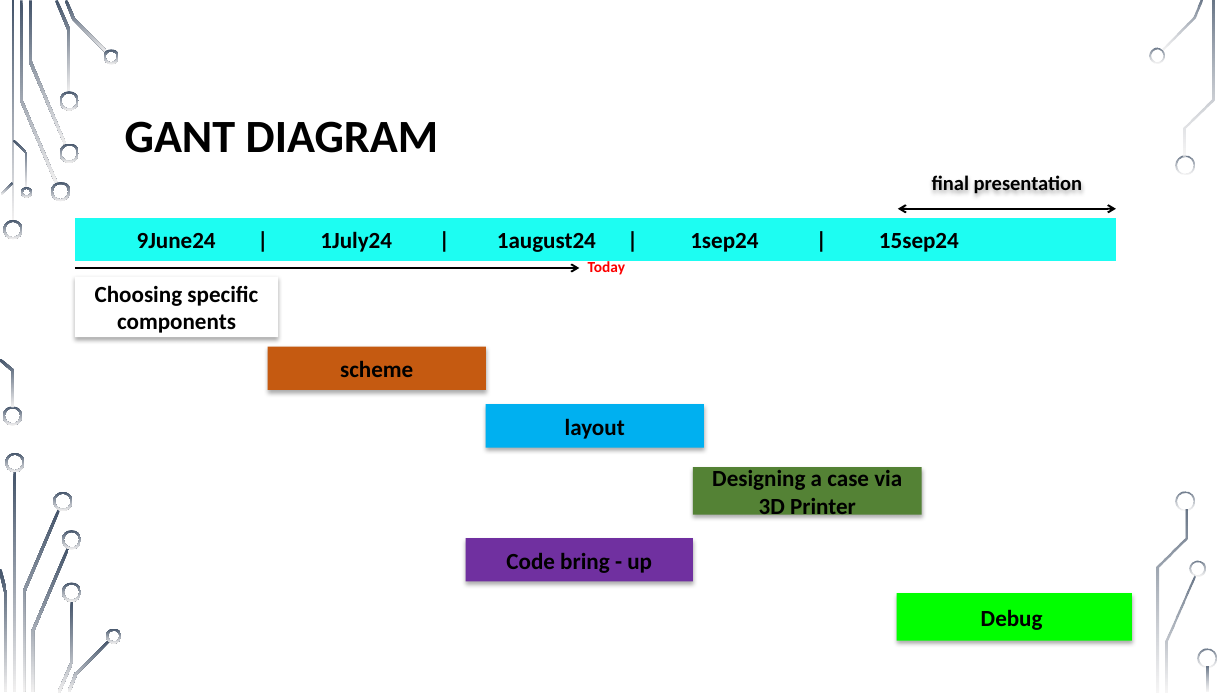
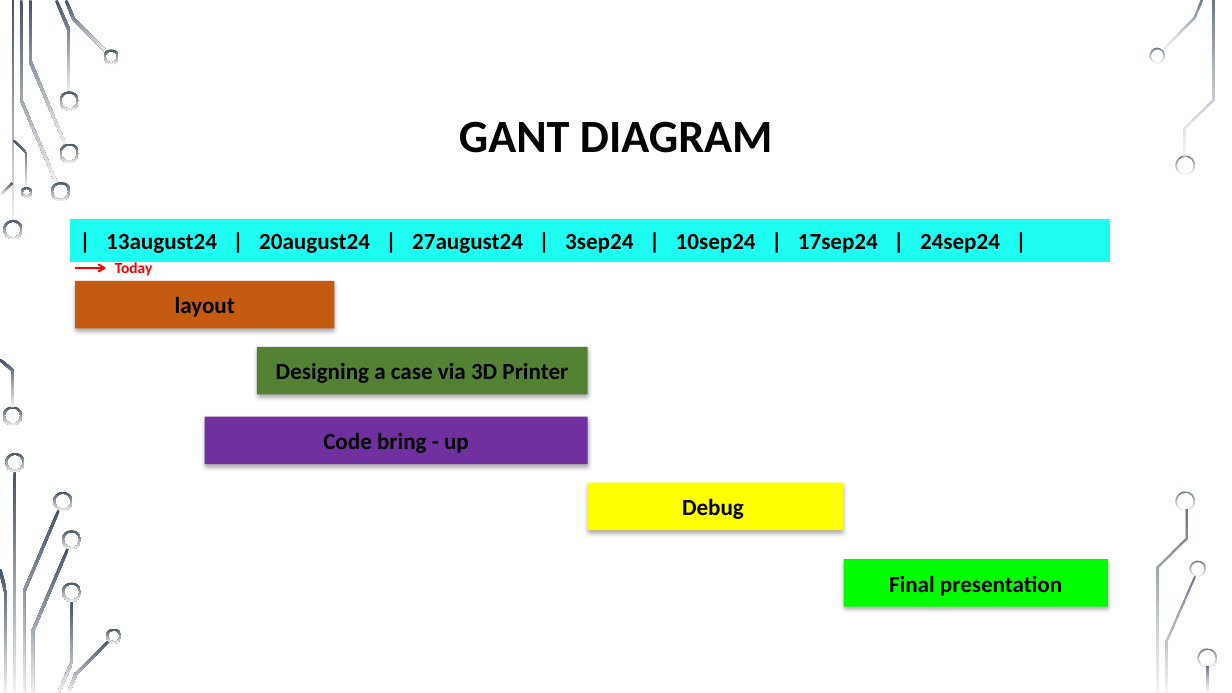
Before and after one commit to muhammad0bi/Technion_044167_E.E._project_A_IOT-Barcode_cheker, a slide deck: slide 12 of Presntations/midterm presentation IOT Barcode checker 7681.pptx (slide 15 before the commit). Drawn at 1232x693 pixels with LibreOffice and Linux fonts; fonts in the diff are those of the drawing; background and template pictures are left out. Boxes give left, top, right and bottom in pixels: in the first picture for what was removed or moved away, otherwise in the second. Text is boxed around its words. In the diff, an @@ line names an element or a change of style, - is before the commit and + after.

```diff
--- a/Presntations/midterm presentation IOT Barcode checker 7681.pptx
+++ b/Presntations/midterm presentation IOT Barcode checker 7681.pptx
@@ title "GANT DIAGRAM" at (x1=459, y1=121, x2=773, y2=153): alignment left to centre @@
@@ double arrow removed from (898, 209) to (1116, 209) @@
@@ text in math minus at (x1=106, y1=234, x2=1000, y2=253): text changed @@
-9June24 | 1July24 | 1august24 | 1sep24 | 15sep24
+| 13august24 | 20august24 | 27august24 | 3sep24 | 10sep24 | 17sep24 | 24sep24 |
@@ arrow moved from (75, 268) - (579, 268) to (75, 268) - (106, 268) @@
@@ arrow (75, 268) - (106, 268): stroke #000000 1.5 pt to #FF0000 1.5 pt @@
@@ text "Today" moved from (x1=588, y1=259, x2=625, y2=275) to (x1=115, y1=260, x2=152, y2=276) @@
@@ rectangle "layout" resized from (x1=486, y1=404, x2=704, y2=447) to (x1=75, y1=281, x2=335, y2=329) @@
@@ rectangle "layout" at (x1=75, y1=281, x2=335, y2=329): fill #00B0F0 to #C55A11 @@
@@ rectangle removed at (x1=75, y1=276, x2=278, y2=336) @@
-Choosing specific components
@@ rectangle "Designing a case via 3D ..." resized from (x1=693, y1=468, x2=922, y2=516) to (x1=257, y1=347, x2=588, y2=395) @@
@@ rectangle removed at (x1=268, y1=347, x2=486, y2=390) @@
-scheme
@@ rectangle "Code bring - up" resized from (x1=466, y1=538, x2=693, y2=581) to (x1=205, y1=417, x2=588, y2=465) @@
@@ rectangle "Debug" resized from (x1=897, y1=593, x2=1132, y2=641) to (x1=588, y1=482, x2=844, y2=531) @@
@@ rectangle "Debug" at (x1=588, y1=482, x2=844, y2=531): fill #01FF00 to #FFFF00 @@
@@ rectangle "Final presentation" resized from (x1=932, y1=175, x2=1082, y2=194) to (x1=844, y1=559, x2=1108, y2=607) @@
@@ rectangle "Final presentation" at (x1=844, y1=559, x2=1108, y2=607): vertical alignment top to middle; fill none to #01FF00; shadow on @@
@@ text in rectangle at (x1=889, y1=575, x2=1062, y2=596): text changed; size 16 to 18 pt @@
-final presentation
+Final presentation
```
Also in this commit, not shown: 6 other slides changed, 1 slide added, 4 slides removed.
